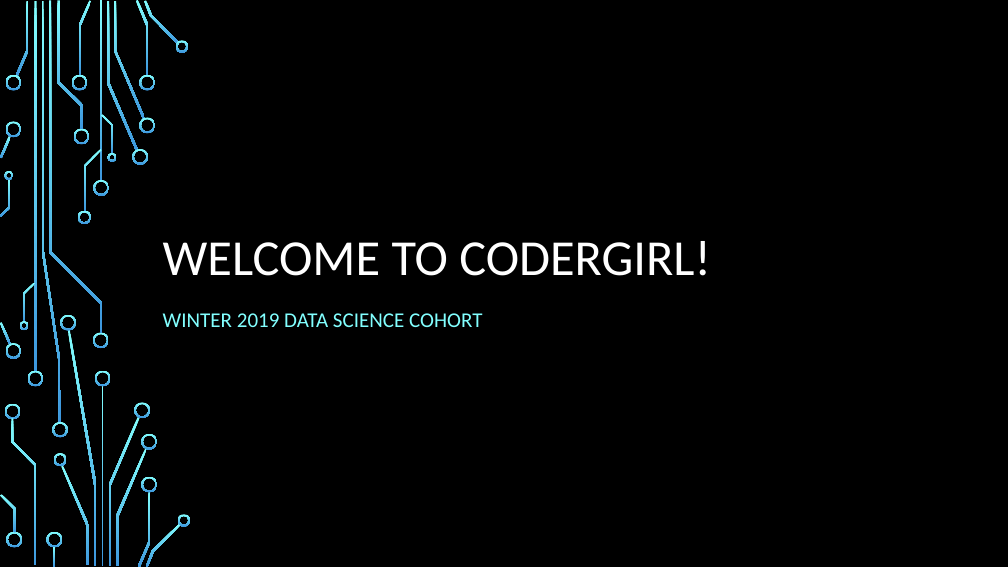
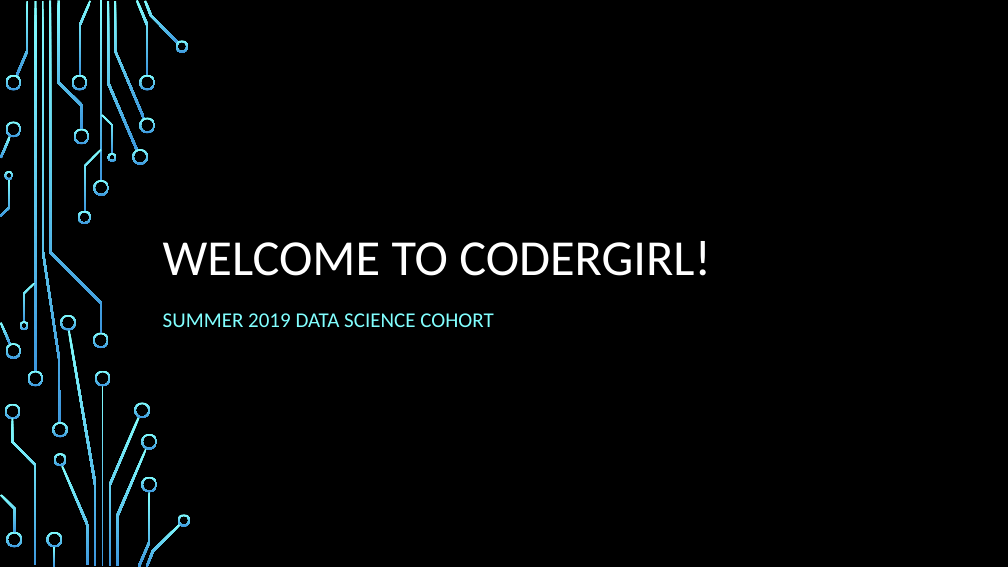
Before and after one commit to LaunchCoderGirlSTL/Data-Science-Assignments, a slide deck: slide 1 of Week1_Introduction.pptx. Drawn at 1008x567 pixels with LibreOffice and Linux fonts; fonts in the diff are those of the drawing; background and template pictures are left out. Boxes give left, top, right and bottom in pixels: in the first picture for what was removed or moved away, otherwise in the second. Text is boxed around its words. In the diff, an @@ line names an element or a change of style, - is before the commit and + after.

```diff
--- a/Week1_Introduction.pptx
+++ b/Week1_Introduction.pptx
@@ subtitle at <box>163,313,493,327</box>: text changed @@
-WINTER 2019 DATA SCIENCE COHORT
+SUMMER 2019 DATA SCIENCE COHORT
```
Also in this commit, not shown: 2 other slides changed, 1 slide removed.
